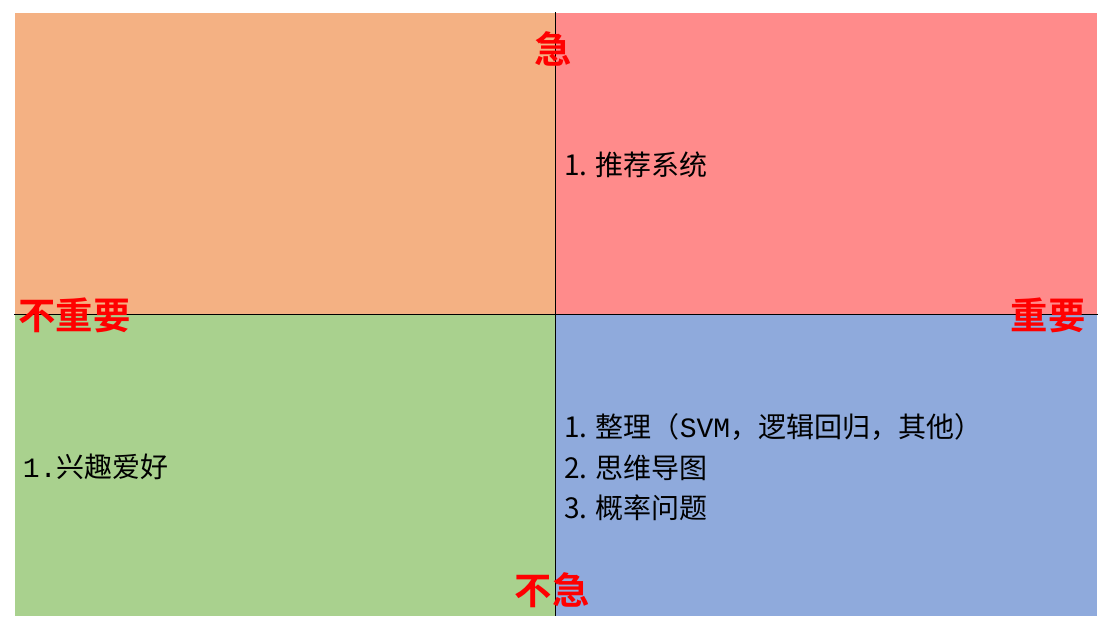
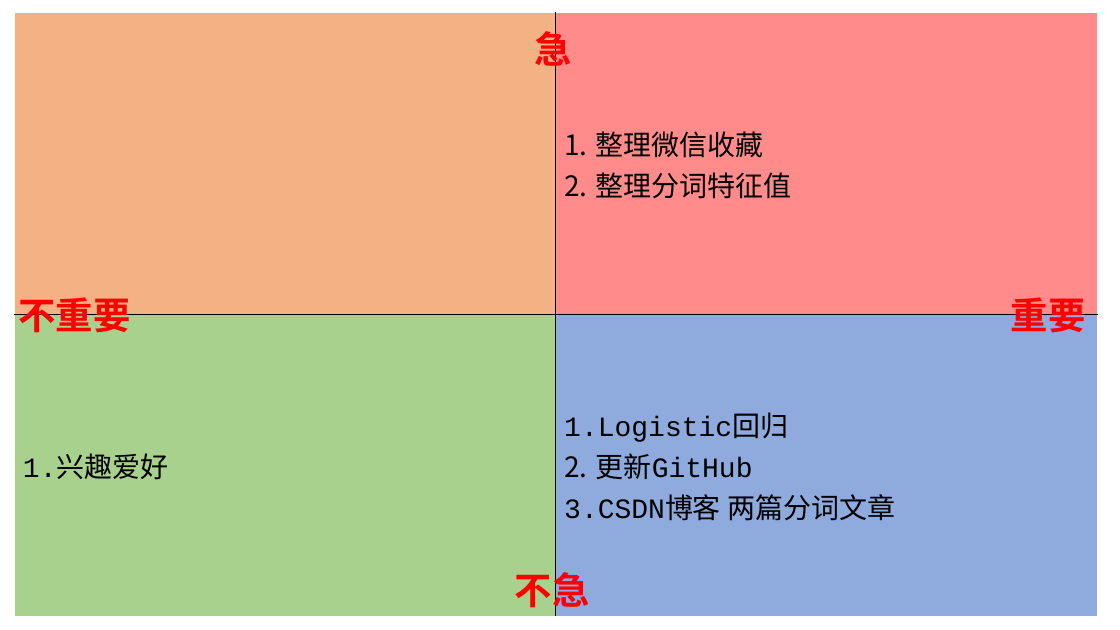
Before and after one commit to lixiangjie/ZX, a slide deck: slide 1 of 重要 急 不重要 不急.pptx. Drawn at 1120x630 pixels with LibreOffice and Linux fonts; fonts in the diff are those of the drawing. Boxes give left, top, right and bottom in pixels: in the first picture for what was removed or moved away, otherwise in the second. Text is boxed around its words. In the diff, an @@ line names an element or a change of style, - is before the commit and + after.

```diff
--- a/重要 急 不重要 不急.pptx
+++ b/重要 急 不重要 不急.pptx
@@ table at bbox=[14, 13, 1096, 617] @@
-row 1, column 2: 推荐系统
+row 1, column 2: 整理微信收藏 / 整理分词特征值
-row 2, column 2: 整理（SVM，逻辑回归，其他） / 思维导图 / 概率问题
+row 2, column 2: Logistic回归 / 更新GitHub / CSDN博客 两篇分词文章
```
Also in this commit, not shown: 1 other file.
